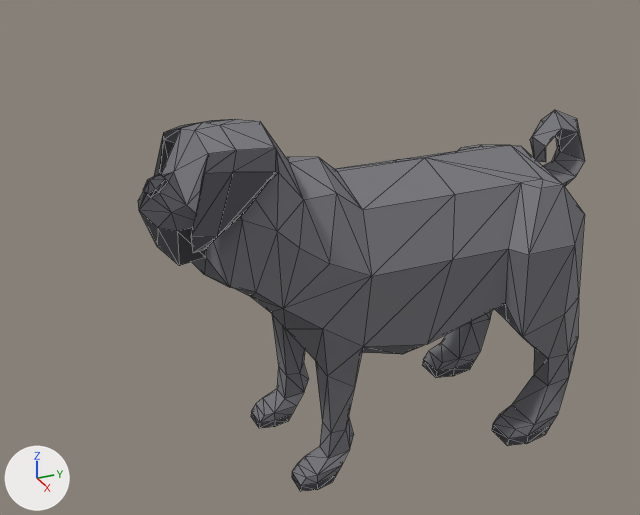
One commit to the glTF model assets/models/criaturas/lobo/lobo.glb: the scene before it, then after it.
The view is the same before and after, from a 50 mm lens placed at (5.28, -3.15, 4.22), pointed at (-0.12, -0.72, 1.52). The lights are fixed; the arrows at lower left show +X, +Y and +Z. The picture after the commit comes second. Mesh edges are drawn as thin lines. Where no turn or scale is listed for an object, it has been applied to the vertices.

Names of what the first picture shows: 'Pug'.
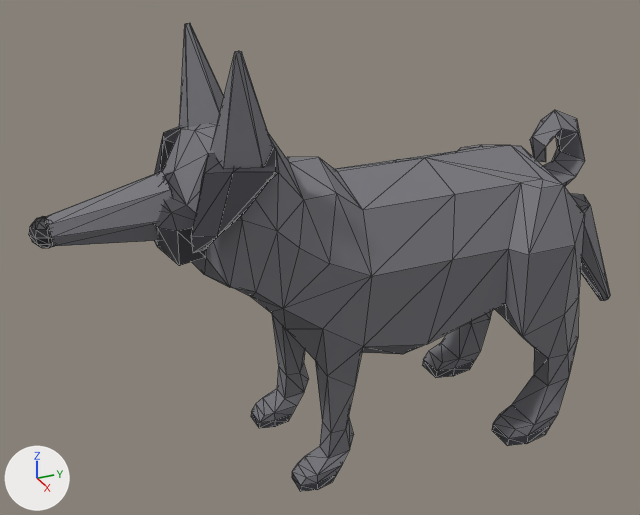
Where the change shows, as pixel boxes [x1, y1, x2, y2] in the pictures (640 x 515 px):
```json
{"object": "Cone", "change": "added", "after": [46, 171, 172, 246]}
{"object": "Cone.002", "change": "added", "after": [212, 51, 273, 168]}
{"object": "Cone.001", "change": "added", "after": [179, 23, 224, 128]}
{"object": "Cone.003", "change": "added", "after": [570, 194, 610, 301]}
{"object": "Sphere", "change": "added", "after": [29, 216, 53, 248]}
```

The change, as JSON lines over the scene's bpy script:
```json
{"op": "add", "block": "mat_lobonariz", "code": ["mat_lobonariz = principled_material('LoboNariz')", "mat_lobonariz.base_color = (0.02, 0.02, 0.025)  # black #27272c"]}
{"op": "add", "block": "me_sphere", "code": ["me_sphere = bpy.data.meshes.new('Sphere')", "me_sphere.from_pydata(...)  # an icosphere of 80 faces spanning x -0.1..0.1, y -2.72..-2.52, z 2.0..2.2", "me_sphere.materials.append(mat_lobonariz)  # black #27272c"]}
{"op": "add", "block": "me_cone_003", "code": ["me_cone_003 = bpy.data.meshes.new('Cone.003')", "me_cone_003.from_pydata(...)  # 16 vertices, 28 faces; spans x -0.2..0.2, y 1.229..1.993, z 0.674..1.704", "me_cone_003.materials.append(mat_beige)  # grey #76767c"]}
{"op": "add", "block": "me_cone_002", "code": ["me_cone_002 = bpy.data.meshes.new('Cone.002')", "me_cone_002.from_pydata(...)  # 10 vertices, 16 faces; spans x 0.175..0.546, y -1.612..-1.251, z 2.513..3.204", "me_cone_002.materials.append(mat_beige)  # grey #76767c"]}
{"op": "add", "block": "me_cone_001", "code": ["me_cone_001 = bpy.data.meshes.new('Cone.001')", "me_cone_001.from_pydata(...)  # 10 vertices, 16 faces; spans x -0.546..-0.175, y -1.612..-1.251, z 2.513..3.204", "me_cone_001.materials.append(mat_beige)  # grey #76767c"]}
{"op": "add", "block": "me_cone", "code": ["me_cone = bpy.data.meshes.new('Cone')", "me_cone.from_pydata(...)  # 16 vertices, 28 faces; spans x -0.24..0.24, y -2.607..-1.834, z 1.911..2.389", "me_cone.materials.append(mat_beige)  # grey #76767c"]}
{"op": "add", "block": "ob_sphere", "code": ["ob_sphere = bpy.data.objects.new('Sphere', me_sphere)", "ob_sphere.location = (0.0, 0.0, 0.0)"]}
{"op": "add", "block": "ob_cone_003", "code": ["ob_cone_003 = bpy.data.objects.new('Cone.003', me_cone_003)", "ob_cone_003.location = (0.0, 0.0, 0.0)"]}
{"op": "add", "block": "ob_cone_002", "code": ["ob_cone_002 = bpy.data.objects.new('Cone.002', me_cone_002)", "ob_cone_002.location = (0.0, 0.0, 0.0)"]}
{"op": "add", "block": "ob_cone_001", "code": ["ob_cone_001 = bpy.data.objects.new('Cone.001', me_cone_001)", "ob_cone_001.location = (0.0, 0.0, 0.0)"]}
{"op": "add", "block": "ob_cone", "code": ["ob_cone = bpy.data.objects.new('Cone', me_cone)", "ob_cone.location = (0.0, 0.0, 0.0)"]}
```
